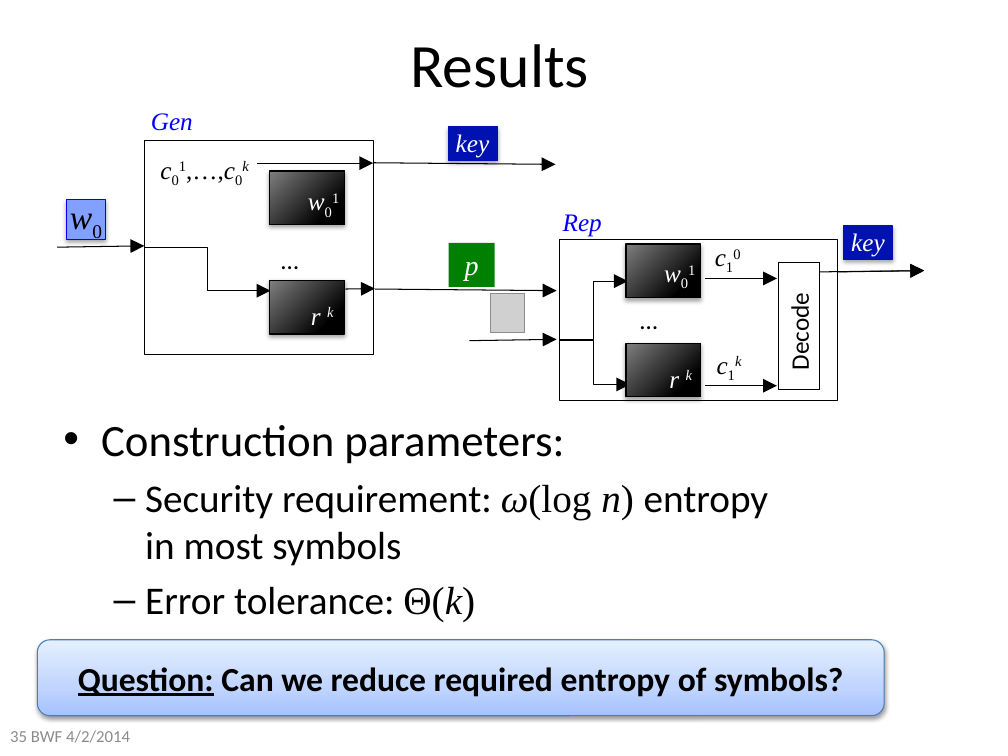
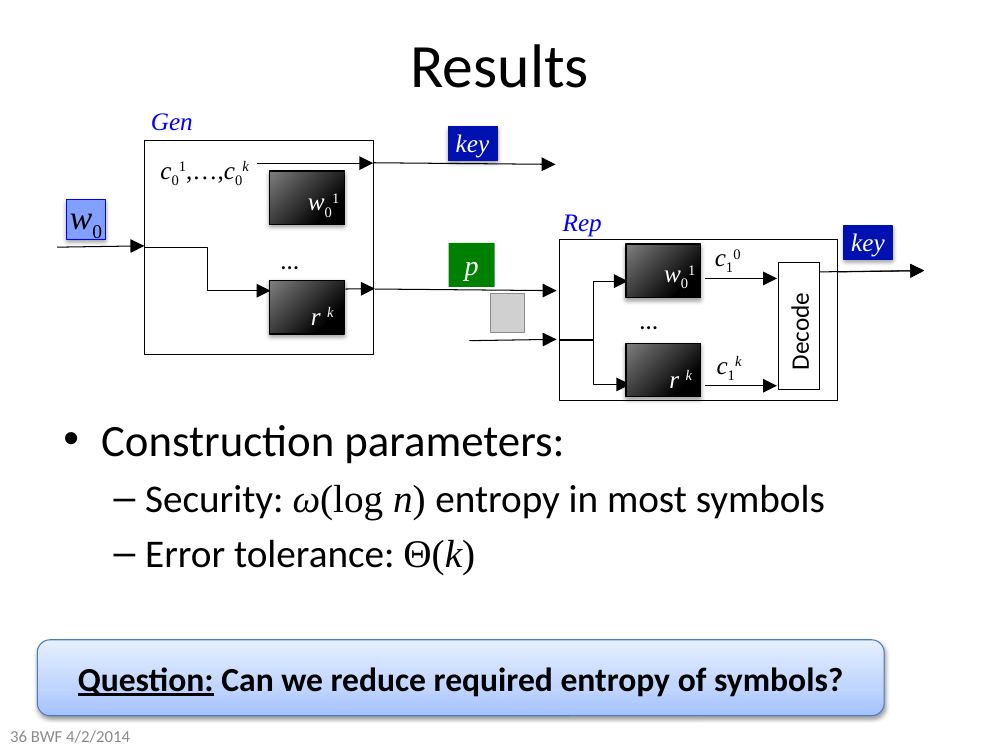
Before and after one commit to xianruimeng/comp-fuzzy-ext, a slide deck: slide 36 of constantRate/KeyDerivationWithNegativeUsable.pptx (slide 35 before the commit). Drawn at 1008x756 pixels with LibreOffice and Linux fonts; fonts in the diff are those of the drawing; grey boxes stand for pictures. Boxes give left, top, right and bottom in pixels: in the first picture for what was removed or moved away, otherwise in the second. Text is boxed around its words. In the diff, an @@ line names an element or a change of style, - is before the commit and + after.

```diff
--- a/constantRate/KeyDerivationWithNegativeUsable.pptx
+++ b/constantRate/KeyDerivationWithNegativeUsable.pptx
@@ text at box(145, 484, 825, 519): text changed @@
-  – Security requirement: ω(log n) entropy
-    in most symbols
+  – Security: ω(log n) entropy in most symbols
@@ text at box(10, 730, 130, 743): text changed @@
-35 BWF 4/2/2014
+36 BWF 4/2/2014
```
Also in this commit, not shown: 9 other slides changed, 2 slides added.
